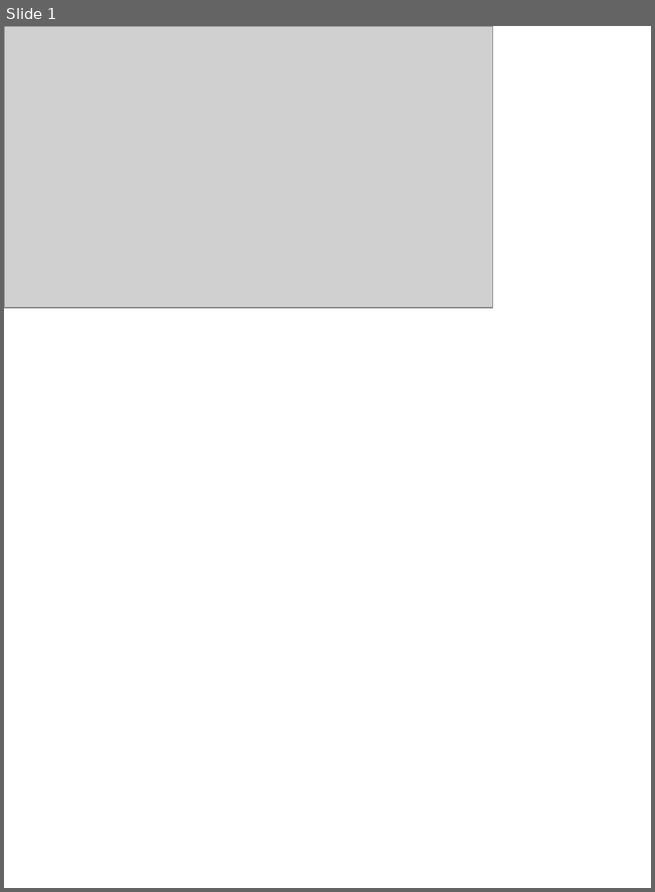
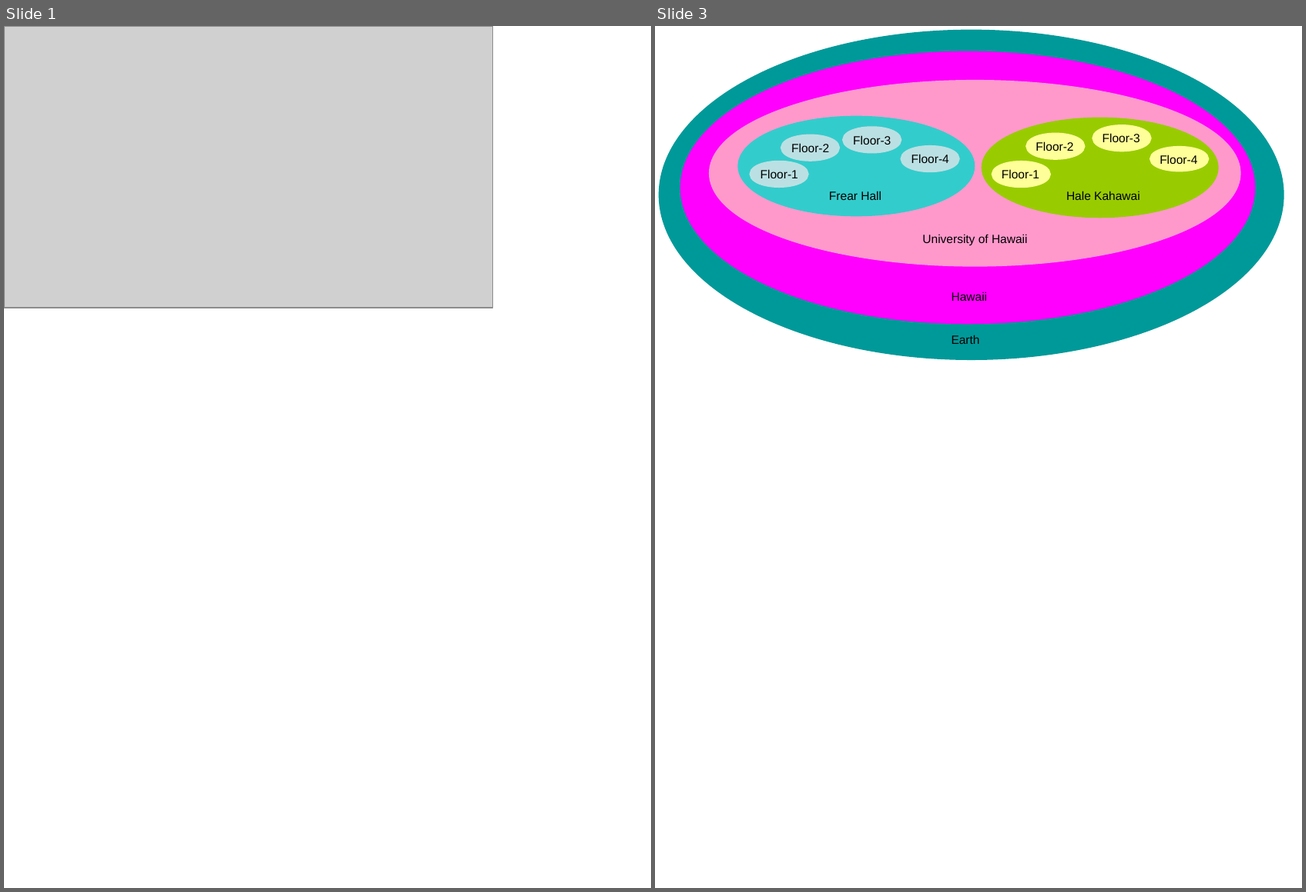
Before and after one commit to csdl/techreports, a slide deck: techreports/09-15/figs.ppt. Shown side by side, each under a label of ours: slide 1 before the commit, slides 1 and 3 after it; the slides between them are not shown. The pictures are 655x892 and 1306x892 pixels, drawn with LibreOffice and Linux fonts; fonts in the diff are those of the drawing; grey boxes stand for pictures. Boxes give left, top, right and bottom in pixels: in the first picture for what was removed or moved away, otherwise in the second. Text is boxed around its words. In the diff, an @@ line names an element or a change of style, - is before the commit and + after.

```diff
--- a/techreports/09-15/figs.ppt
+++ b/techreports/09-15/figs.ppt
@@ slide 3 added at bbox=[655, 26, 1302, 888], background #FFFFFF @@
@@ ellipse added at bbox=[662, 33, 1280, 356], fill #009999, outline #009999 6.01 pt @@
@@ ellipse added at bbox=[683, 54, 1251, 320], fill #FF00FF, outline #FF00FF 6.01 pt @@
@@ ellipse added at bbox=[713, 84, 1237, 263], fill #FF99CC, outline #FF99CC 6.01 pt @@
@@ ellipse added at bbox=[741, 119, 971, 212], fill #33CCCC, outline #33CCCC 6.01 pt @@
@@ ellipse added at bbox=[784, 138, 836, 158], fill #BBE0E3, outline #BBE0E3 6.01 pt @@
@@ ellipse added at bbox=[846, 129, 898, 149], fill #BBE0E3, outline #BBE0E3 6.01 pt @@
@@ text added at bbox=[853, 135, 891, 145], 10 pt, text #000000 @@
+Floor-3
@@ ellipse added at bbox=[985, 121, 1215, 214], fill #99CC00, outline #99CC00 6.01 pt @@
@@ ellipse added at bbox=[1029, 136, 1081, 156], fill #FFFF99, outline #FFFF99 6.01 pt @@
@@ ellipse added at bbox=[1095, 128, 1148, 148], fill #FFFF99, outline #FFFF99 6.01 pt @@
@@ text added at bbox=[1102, 133, 1140, 142], 10 pt, text #000000 @@
+Floor-3
@@ ellipse added at bbox=[754, 164, 805, 184], fill #BBE0E3, outline #BBE0E3 6.01 pt @@
@@ text added at bbox=[791, 143, 829, 152], 10 pt, text #000000 @@
+Floor-2
@@ ellipse added at bbox=[904, 149, 956, 169], fill #BBE0E3, outline #BBE0E3 6.01 pt @@
@@ text added at bbox=[911, 154, 949, 163], 10 pt, text #000000 @@
+Floor-4
@@ ellipse added at bbox=[995, 164, 1046, 184], fill #FFFF99, outline #FFFF99 6.01 pt @@
@@ text added at bbox=[1035, 142, 1073, 151], 10 pt, text #000000 @@
+Floor-2
@@ ellipse added at bbox=[1153, 149, 1206, 168], fill #FFFF99, outline #FFFF99 6.01 pt @@
@@ text added at bbox=[1159, 155, 1197, 164], 10 pt, text #000000 @@
+Floor-4
@@ text added at bbox=[760, 169, 798, 178], 10 pt, text #000000 @@
+Floor-1
@@ text added at bbox=[1001, 169, 1039, 178], 10 pt, text #000000 @@
+Floor-1
@@ text added at bbox=[829, 191, 881, 200], 10 pt, text #000000 @@
+Frear Hall
@@ text added at bbox=[1066, 191, 1140, 200], 10 pt, text #000000 @@
+Hale Kahawai
@@ text added at bbox=[922, 234, 1028, 246], 10 pt, text #000000 @@
+University of Hawaii
@@ text added at bbox=[951, 292, 988, 301], 10 pt, text #000000 @@
+Hawaii
@@ text added at bbox=[951, 335, 980, 344], 10 pt, text #000000 @@
+Earth
```
Also in this commit, not shown: 1 slide changed, 1 other slide added, 6 other files.
